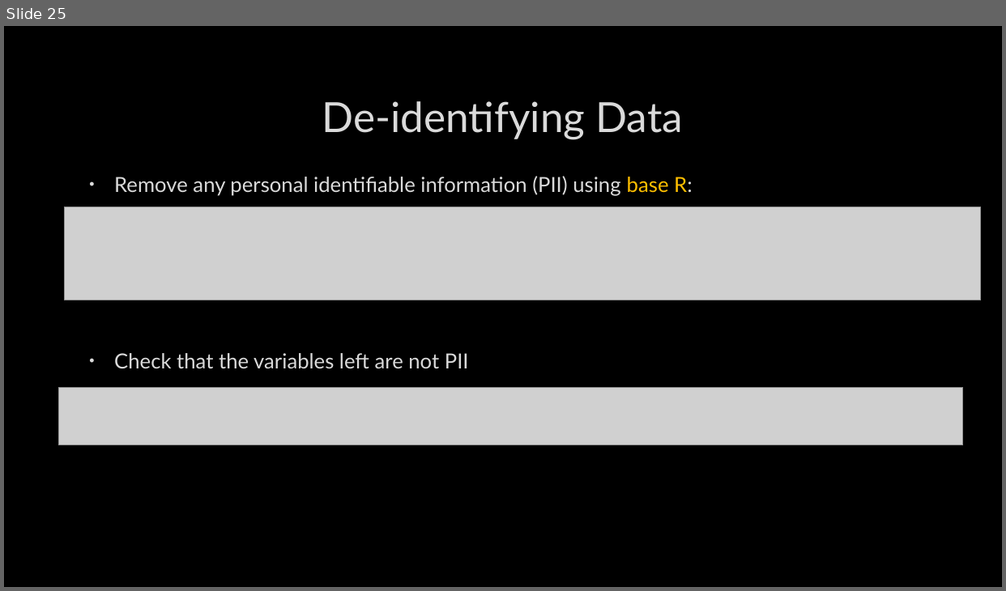
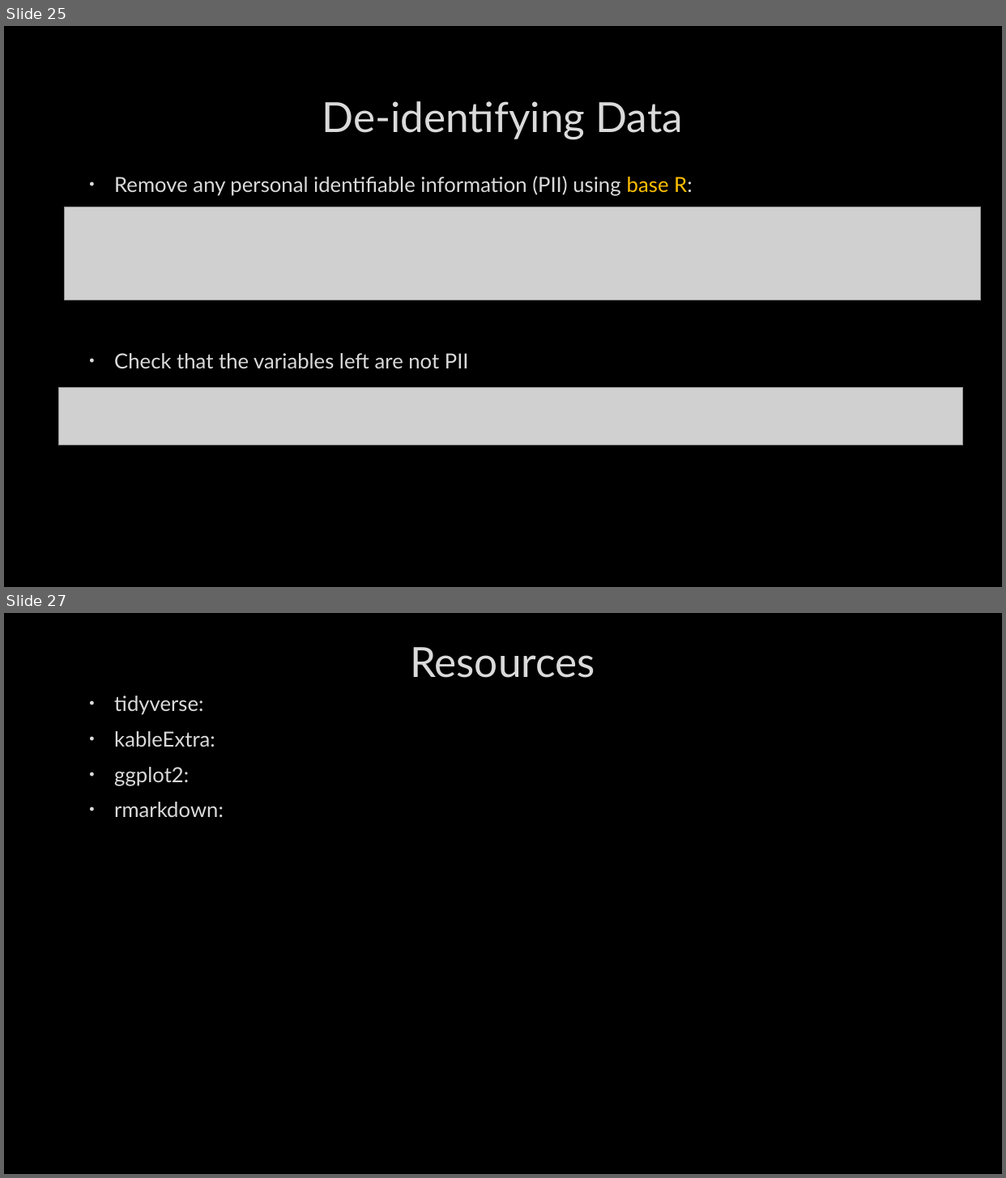
Before and after one commit to CharlotteLoobyRTI/IFDTC23, a slide deck: IFDTC_presentation_RTech.pptx. Shown one above the other, each under a label of ours: slide 25 before the commit, slides 25 and 27 after it; the slides between them are not shown. The pictures are 1006x591 and 1006x1178 pixels, drawn with LibreOffice and Linux fonts; fonts in the diff are those of the drawing; grey boxes stand for pictures; background and template pictures are left out. Boxes give left, top, right and bottom in pixels: in the first picture for what was removed or moved away, otherwise in the second. Text is boxed around its words. In the diff, an @@ line names an element or a change of style, - is before the commit and + after.

```diff
--- a/IFDTC_presentation_RTech.pptx
+++ b/IFDTC_presentation_RTech.pptx
@@ slide 27 added at (4,613,1002,1174), background picture (left out) @@
@@ title added at (410,647,594,678), 40 pt, text #DADADA @@
+Resources
@@ text added at (114,696,224,817), 20 pt, text #DADADA @@
+• tidyverse:
+• kableExtra:
+• ggplot2:
+• rmarkdown:
```
Also in this commit, not shown: 12 slides changed, 1 slide removed.
